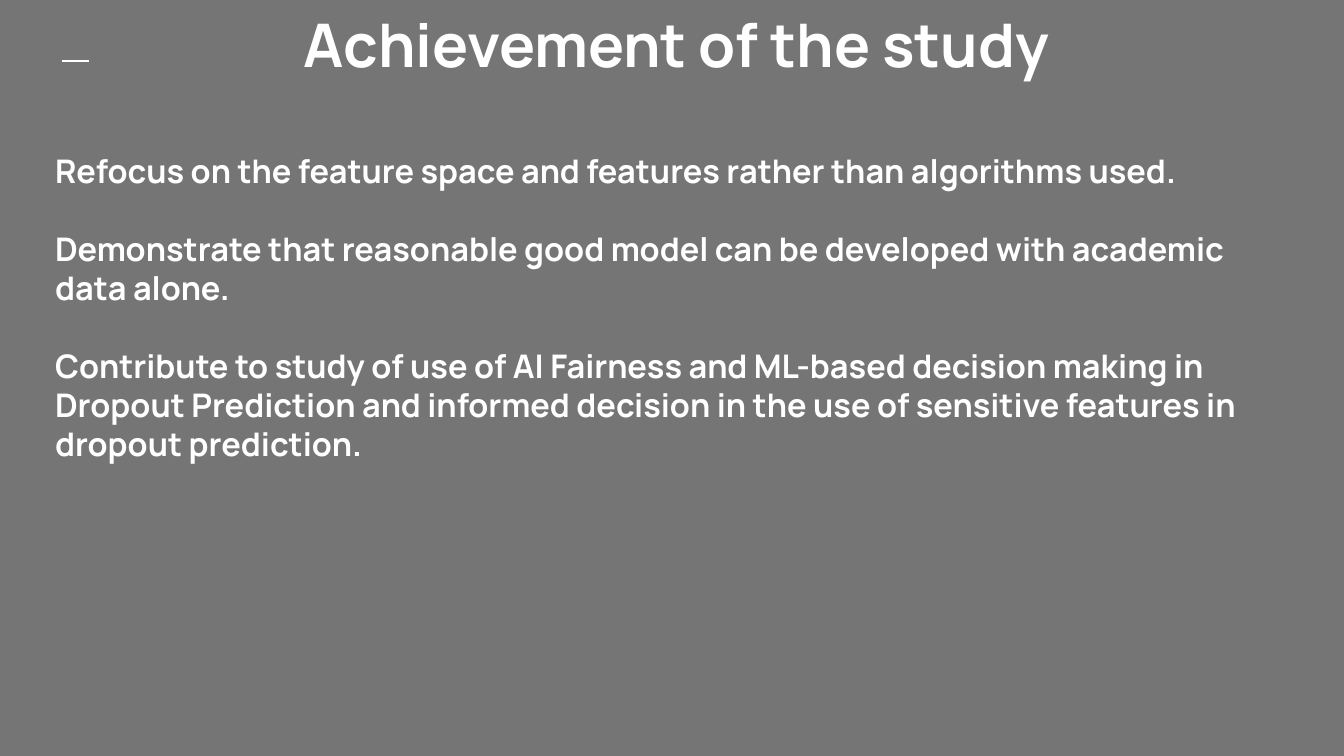
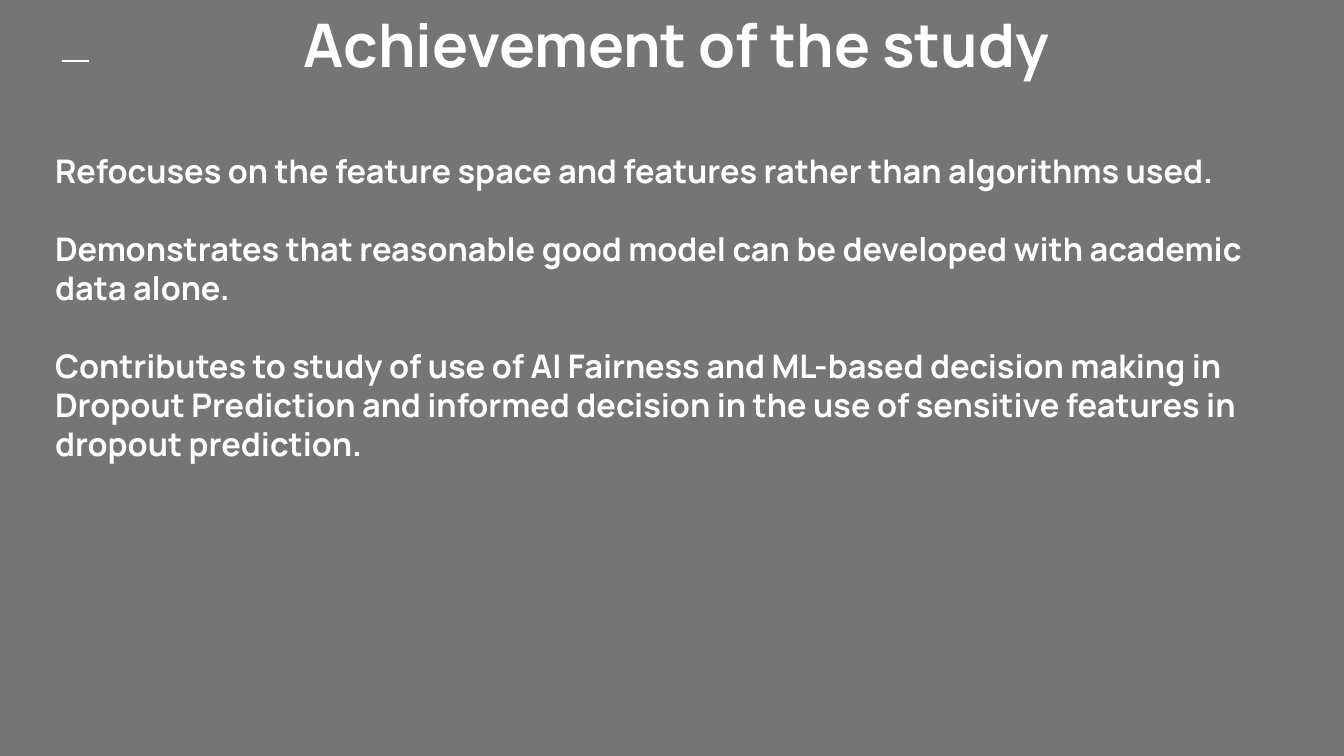
Before and after one commit to bryantoca/capstone_project, a slide deck: slide 15 of Pang_slide.pptx. Drawn at 1344x756 pixels with LibreOffice and Linux fonts; fonts in the diff are those of the drawing. Boxes give left, top, right and bottom in pixels: in the first picture for what was removed or moved away, otherwise in the second. Text is boxed around its words. In the diff, an @@ line names an element or a change of style, - is before the commit and + after.

```diff
--- a/Pang_slide.pptx
+++ b/Pang_slide.pptx
@@ title at <box>55,159,1242,464</box>: text changed @@
-Refocus on the feature space and features rather than algorithms used.
-Demonstrate that reasonable good model can be developed with academic data alone.
-Contribute to study of use of AI Fairness and ML-based decision making in Dropout Prediction and informed decision in the use of sensitive features in dropout prediction.
+Refocuses on the feature space and features rather than algorithms used.
+Demonstrates that reasonable good model can be developed with academic data alone.
+Contributes to study of use of AI Fairness and ML-based decision making in Dropout Prediction and informed decision in the use of sensitive features in dropout prediction.
```
Also in this commit, not shown: 5 other slides changed, 1 other file.
